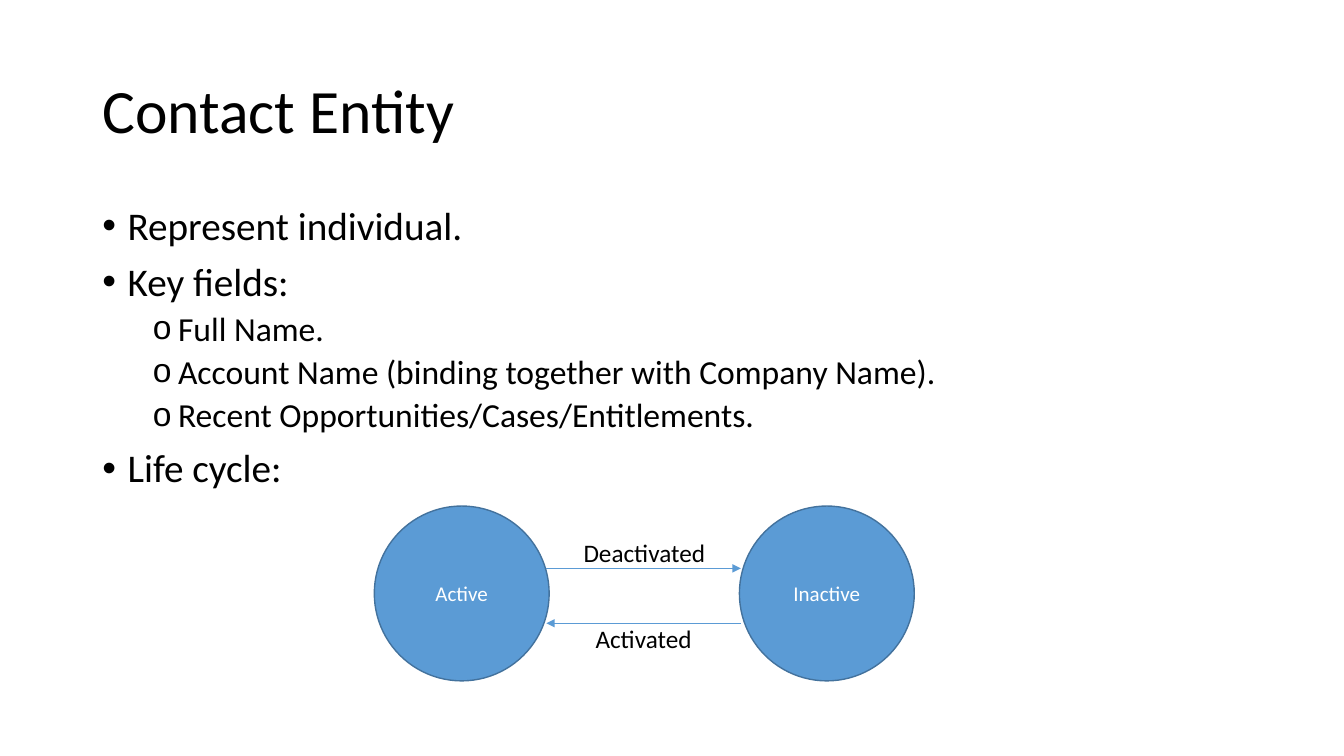
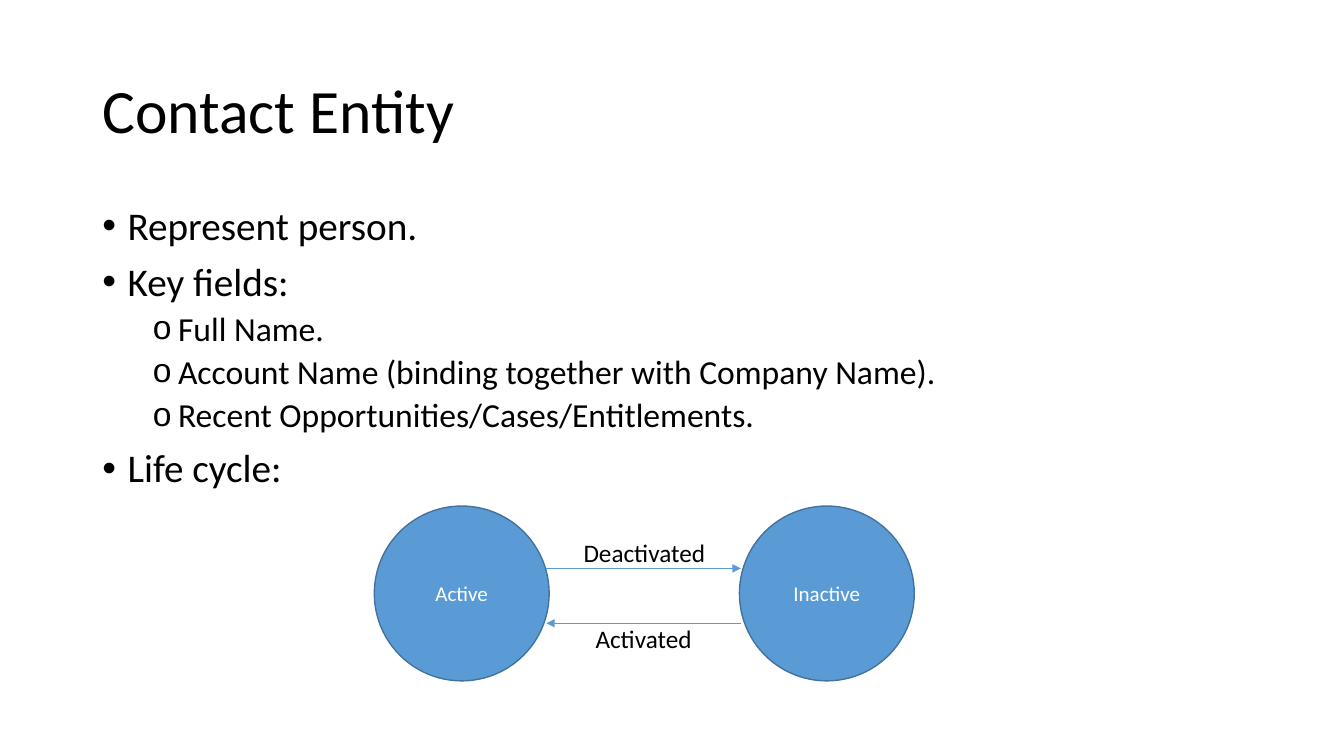
Before and after one commit to hevilhuy/Reports, a slide deck: slide 8 of Document/Report.pptx. Drawn at 1344x756 pixels with LibreOffice and Linux fonts; fonts in the diff are those of the drawing. Boxes give left, top, right and bottom in pixels: in the first picture for what was removed or moved away, otherwise in the second. Text is boxed around its words. In the diff, an @@ line names an element or a change of style, - is before the commit and + after.

```diff
--- a/Document/Report.pptx
+++ b/Document/Report.pptx
@@ text at [128,215,417,247]: text changed @@
-• Represent individual.
+• Represent person.
```
Also in this commit, not shown: 1 other slide changed.
